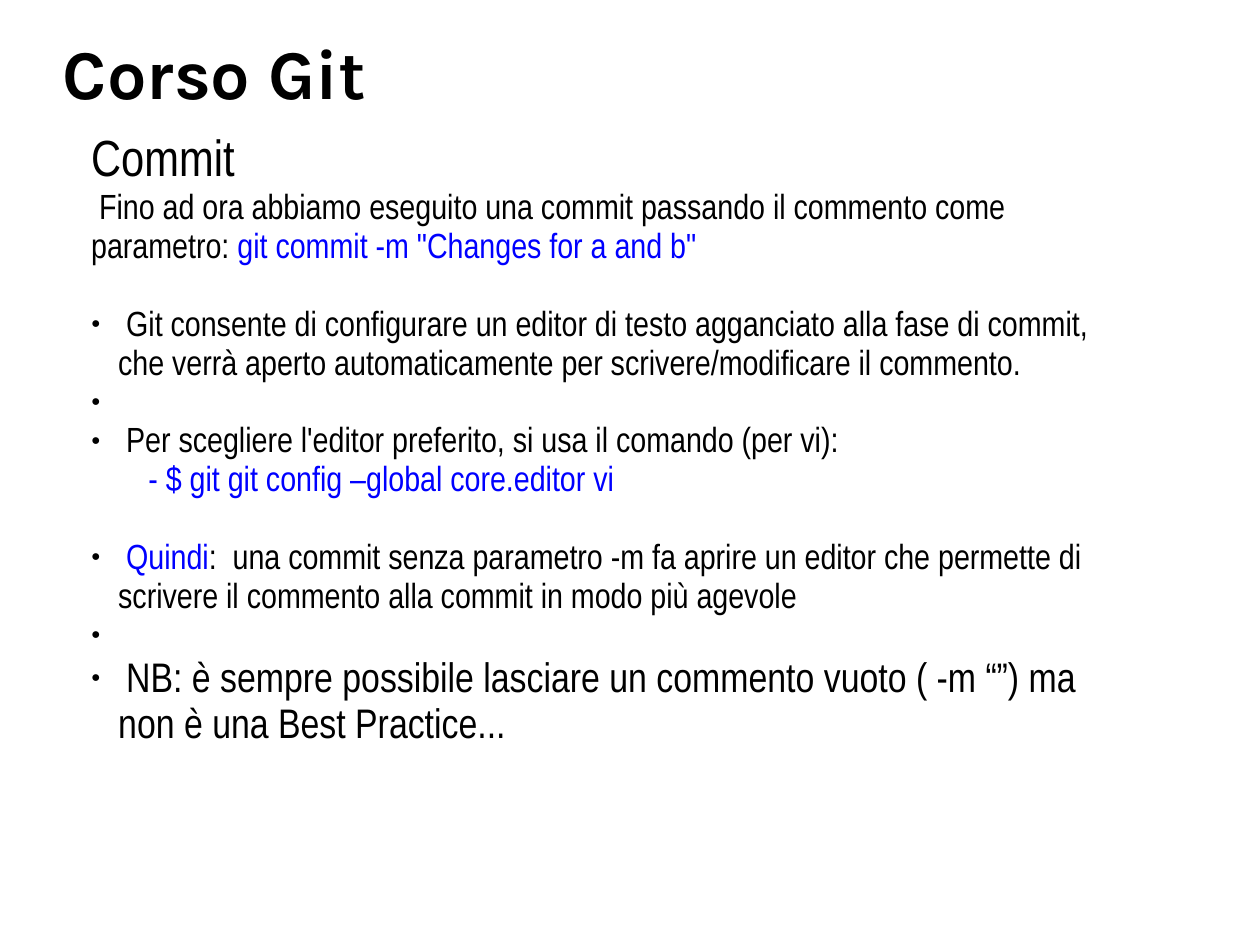
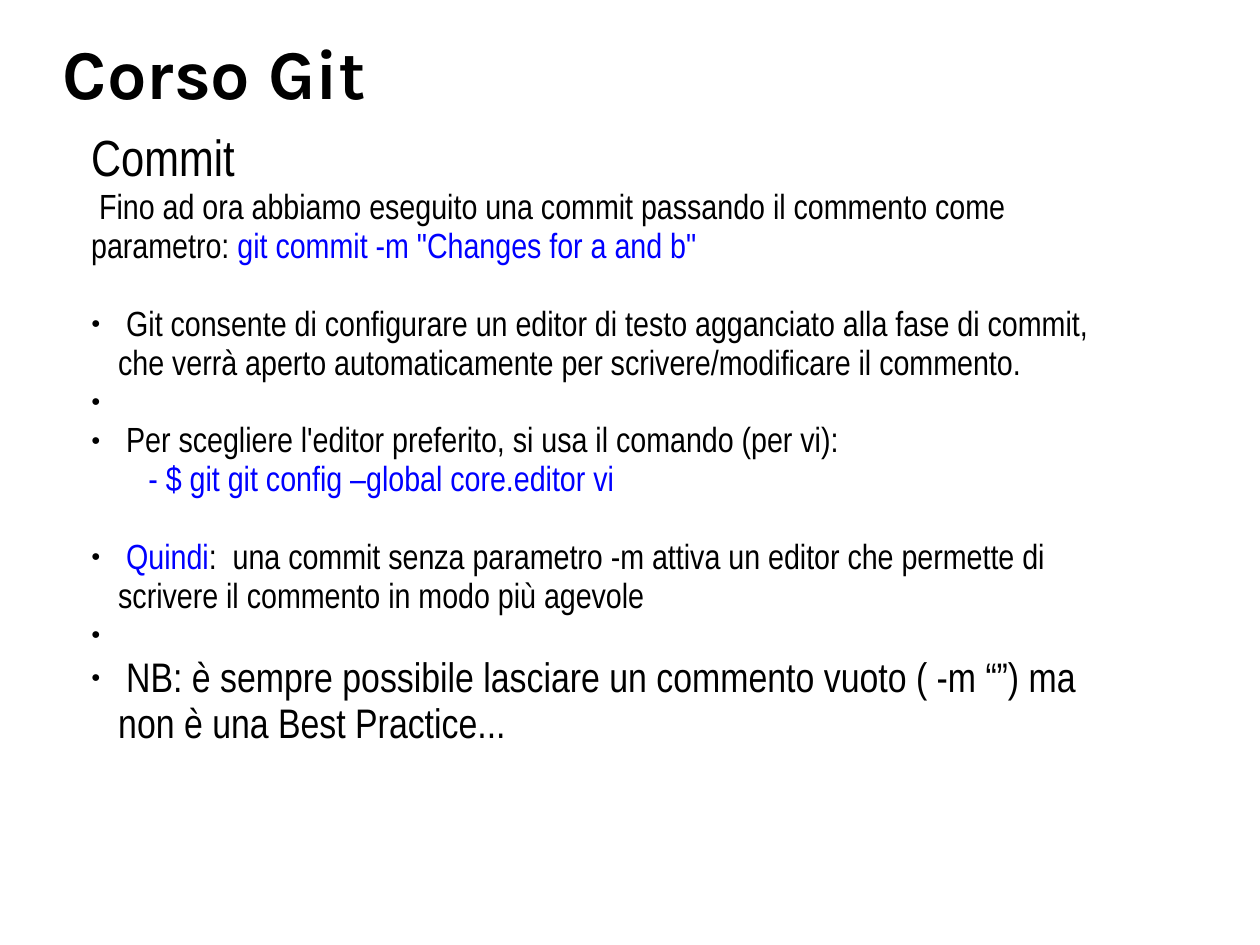
Before and after one commit to BticinoDeployer/corsogit, a slide deck: slide 13 of corsoGit.odp (slide 12 before the commit). Drawn at 1260x945 pixels with LibreOffice and Linux fonts; fonts in the diff are those of the drawing; background and template pictures are left out. Boxes give left, top, right and bottom in pixels: in the first picture for what was removed or moved away, otherwise in the second. Text is boxed around its words. In the diff, an @@ line names an element or a change of style, - is before the commit and + after.

```diff
--- a/corsoGit.odp
+++ b/corsoGit.odp
@@ text at <box>118,543,1044,615</box>: text changed @@
-● Quindi: una commit senza parametro -m fa aprire un editor che permette di scrivere il commento alla commit in modo più agevole
+● Quindi: una commit senza parametro -m attiva un editor che permette di scrivere il commento in modo più agevole
```
Also in this commit, not shown: 8 other slides changed, 1 slide added, 2 other files.
